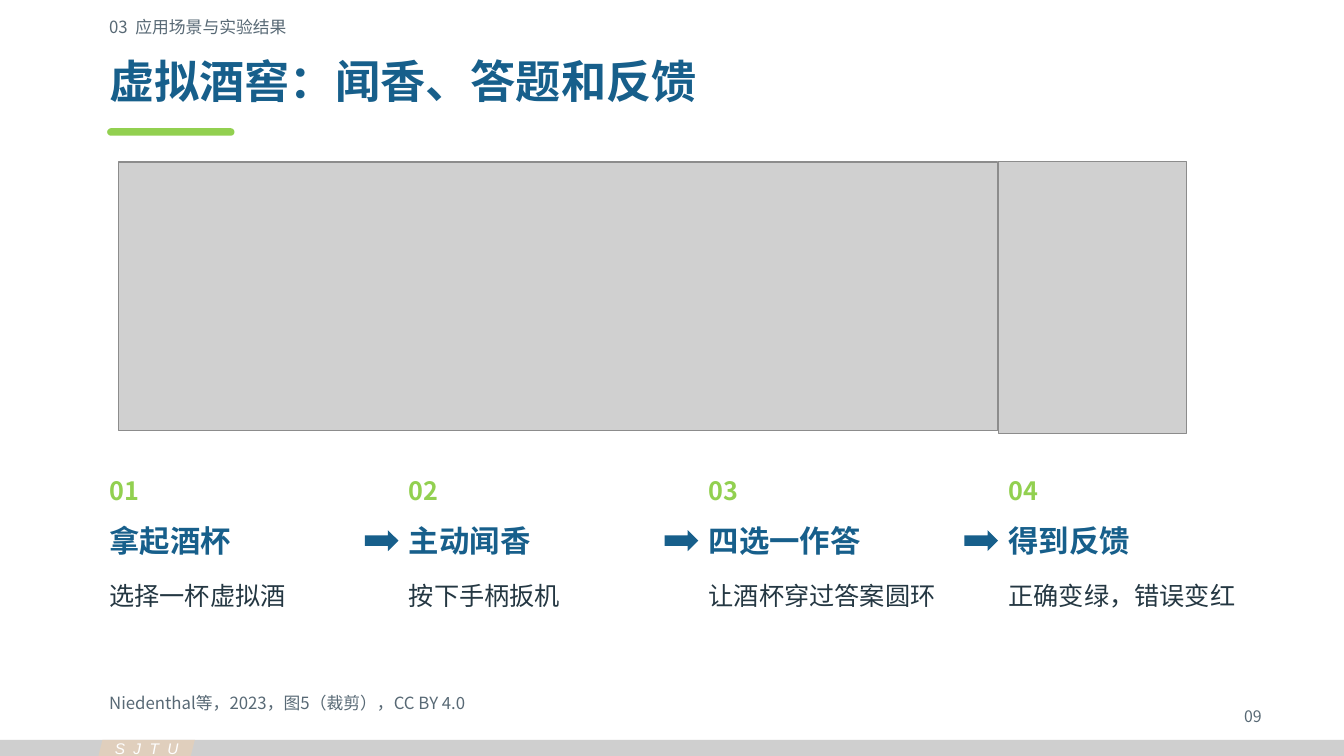
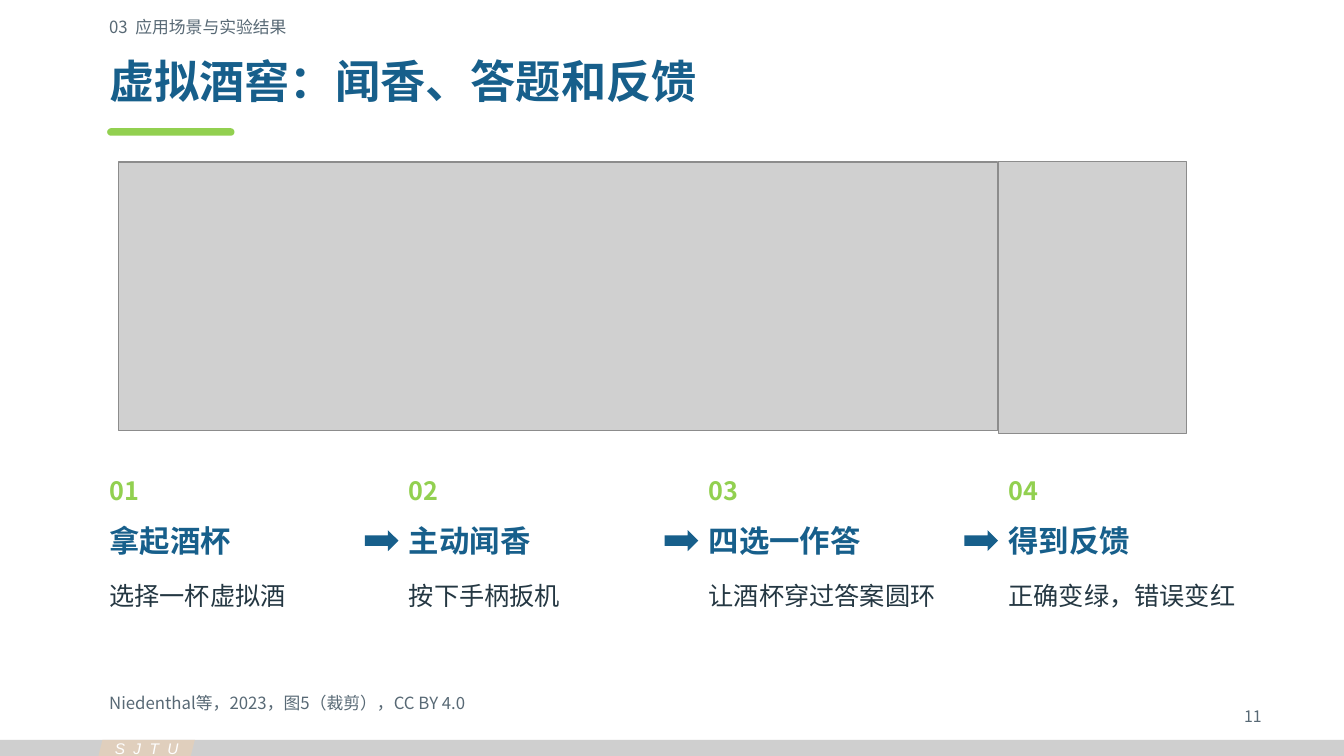
Before and after one commit to Cyh29hao/sjtu-olfaction-vr-2026, a slide deck: slide 11 of release/v3/olfaction-vr-v3.pptx (slide 9 before the commit). Drawn at 1344x756 pixels with LibreOffice and Linux fonts; fonts in the diff are those of the drawing; grey boxes stand for pictures. Boxes give left, top, right and bottom in pixels: in the first picture for what was removed or moved away, otherwise in the second. Text is boxed around its words. In the diff, an @@ line names an element or a change of style, - is before the commit and + after.

```diff
--- a/release/v3/olfaction-vr-v3.pptx
+++ b/release/v3/olfaction-vr-v3.pptx
@@ text at box(1244, 710, 1262, 722): text changed @@
-09
+11
```
Also in this commit, not shown: 20 other slides changed, 2 slides added, 43 other files.
